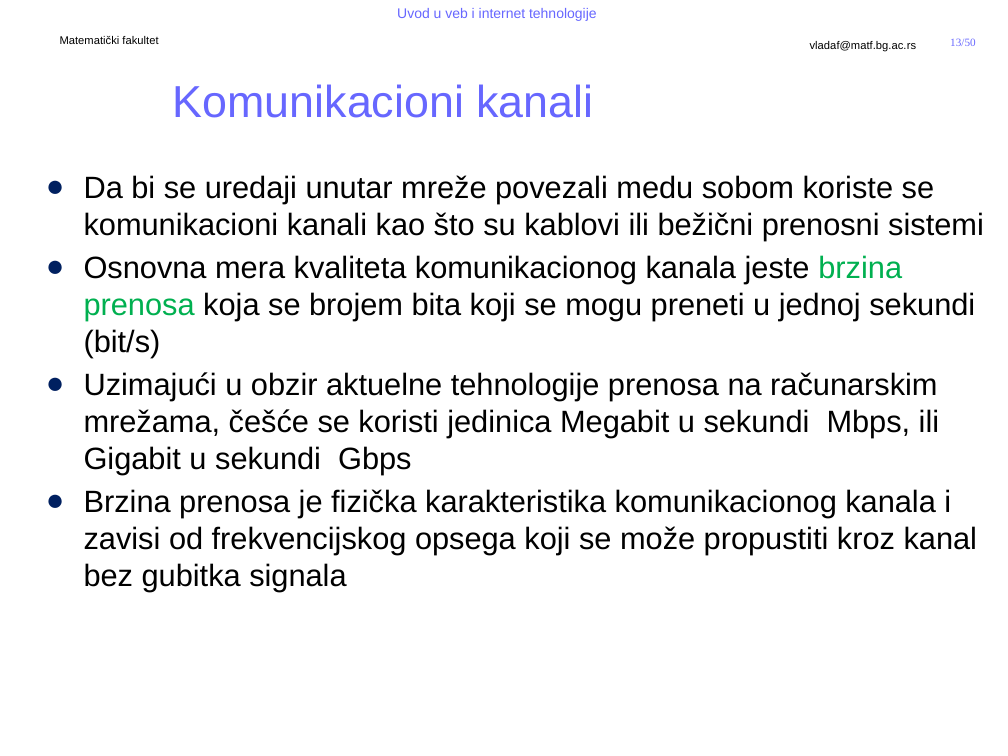
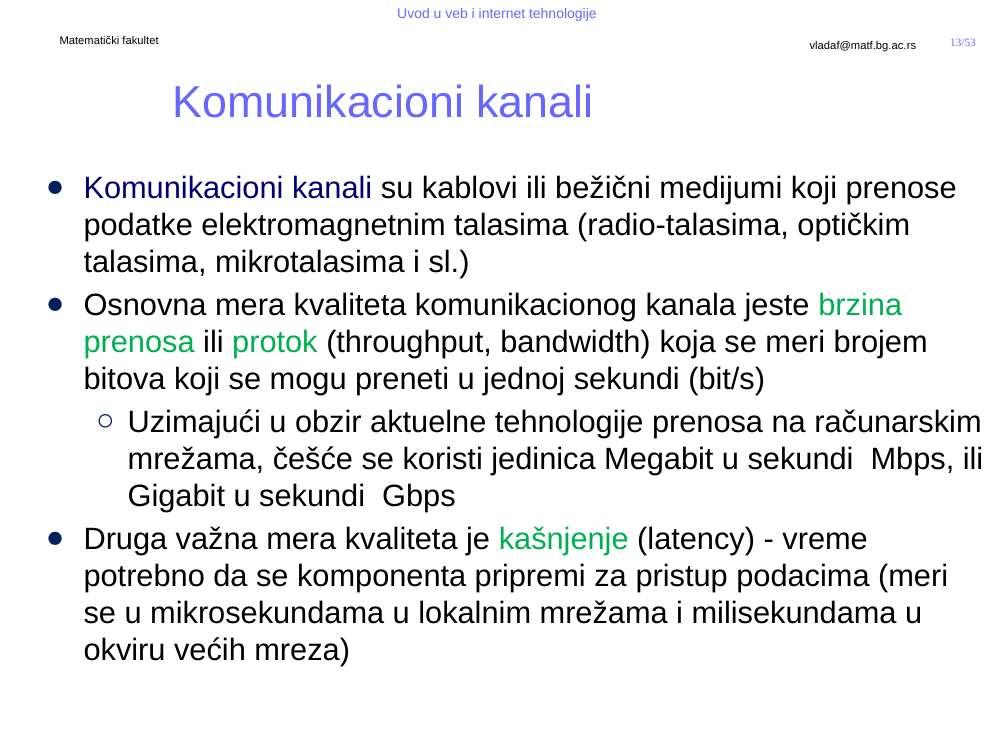
Before and after one commit to MatfUVIT/info, a slide deck: slide 13 of predavanja/prezentacije/UVIT01-01-Uvod u racunarske mreze.pptx. Drawn at 1008x756 pixels with LibreOffice and Linux fonts; fonts in the diff are those of the drawing; background and template pictures are left out. Boxes give left, top, right and bottom in pixels: in the first picture for what was removed or moved away, otherwise in the second. Text is boxed around its words. In the diff, an @@ line names an element or a change of style, - is before the commit and + after.

```diff
--- a/predavanja/prezentacije/UVIT01-01-Uvod u racunarske mreze.pptx
+++ b/predavanja/prezentacije/UVIT01-01-Uvod u racunarske mreze.pptx
@@ page number at [950,38,976,46]: text changed @@
-13/50
+13/53
@@ text at [84,175,957,395]: text changed @@
-● Da bi se uredaji unutar mreže povezali medu sobom koriste se komunikacioni kanali kao što su kablovi ili bežični prenosni sistemi
-● Osnovna mera kvaliteta komunikacionog kanala jeste brzina prenosa koja se brojem bita koji se mogu preneti u jednoj sekundi (bit/s)
+● Komunikacioni kanali su kablovi ili bežični medijumi koji prenose podatke elektromagnetnim talasima (radio-talasima, optičkim talasima, mikrotalasima i sl.)
+● Osnovna mera kvaliteta komunikacionog kanala jeste brzina prenosa ili protok (throughput, bandwidth) koja se meri brojem bitova koji se mogu preneti u jednoj sekundi (bit/s)
@@ text at [128,409,984,512]: bullet ● to ○; list level 1 to 2 in "Uzimajući u obzir aktuelne tehnologije ..." @@
@@ text at [84,526,948,666]: text changed @@
-● Brzina prenosa je fizička karakteristika komunikacionog kanala i zavisi od frekvencijskog opsega koji se može propustiti kroz kanal bez gubitka signala
+● Druga važna mera kvaliteta je kašnjenje (latency) - vreme potrebno da se komponenta pripremi za pristup podacima (meri se u mikrosekundama u lokalnim mrežama i milisekundama u okviru većih mreza)
```
Also in this commit, not shown: 19 other slides changed, 1 slide added, 1 slide removed, 3 other files.
